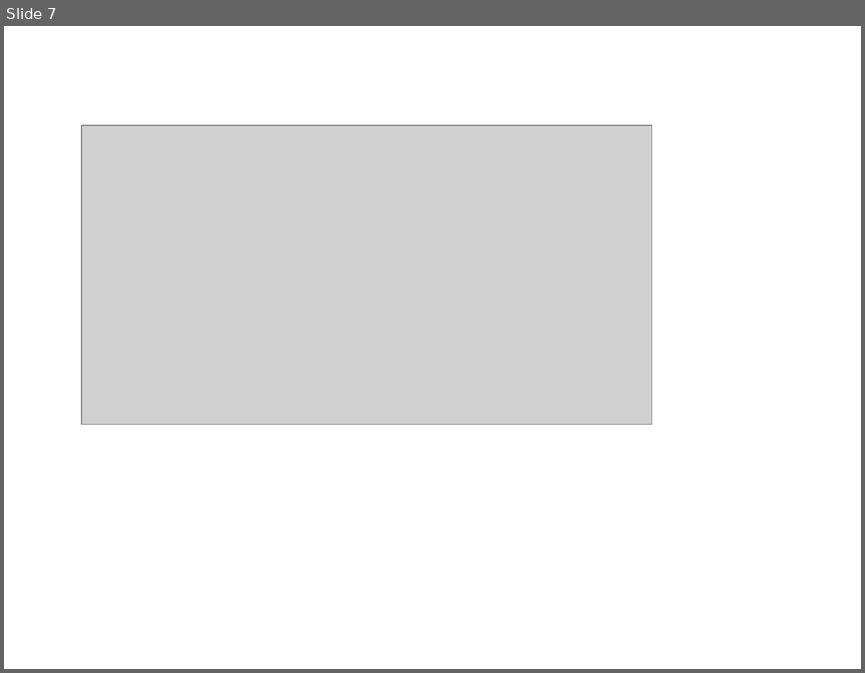
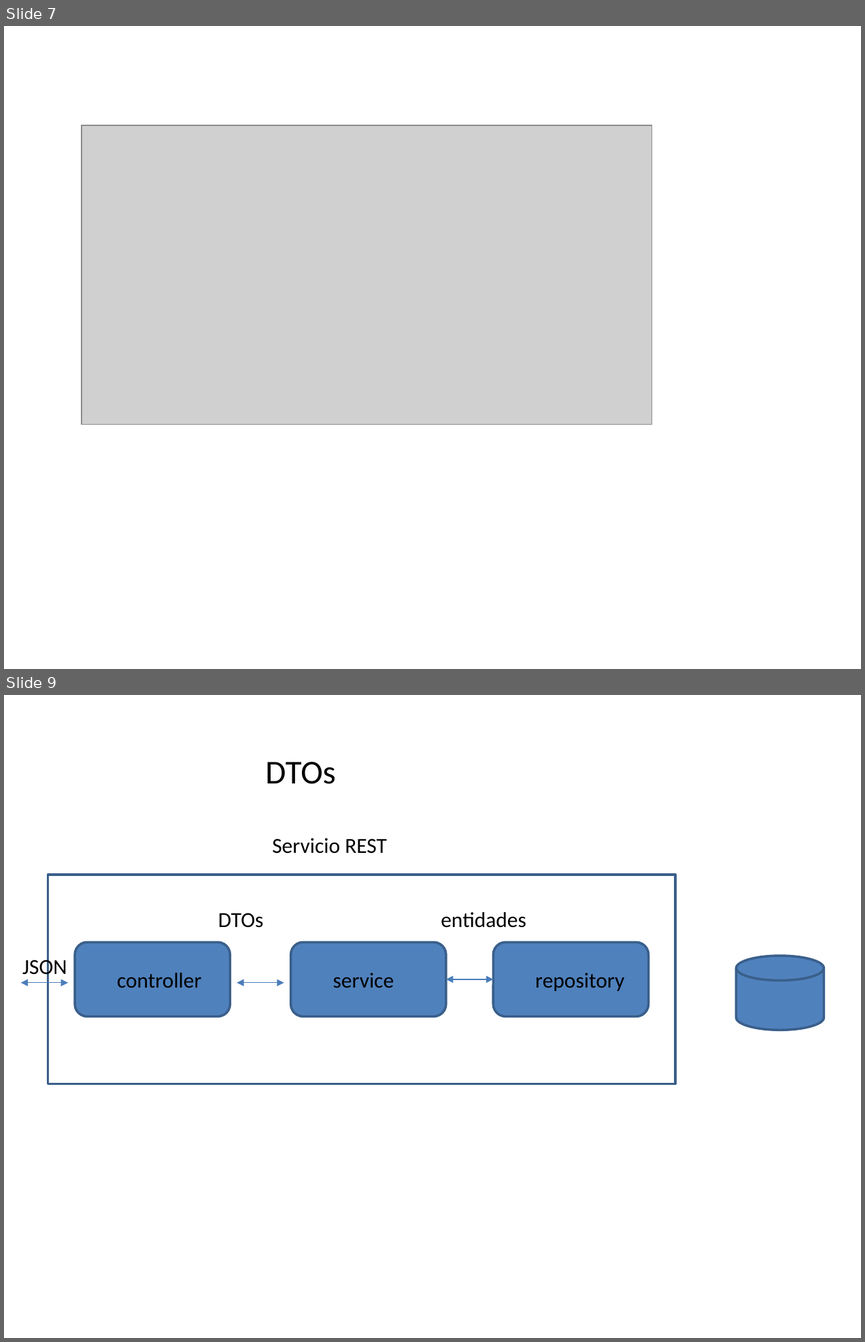
Before and after one commit to AinhoaAlonso/nestjs2025, a slide deck: pizarra.pptx. Shown one above the other, each under a label of ours: slide 7 before the commit, slides 7 and 9 after it; the slides between them are not shown. The pictures are 865x673 and 865x1342 pixels, drawn with LibreOffice and Linux fonts; fonts in the diff are those of the drawing; grey boxes stand for pictures. Boxes give left, top, right and bottom in pixels: in the first picture for what was removed or moved away, otherwise in the second. Text is boxed around its words. In the diff, an @@ line names an element or a change of style, - is before the commit and + after.

Commit message:
Nuevos ejercicios y servicio contra servicio

```diff
--- a/pizarra.pptx
+++ b/pizarra.pptx
@@ slide 9 added at (x1=4, y1=695, x2=861, y2=1338), background #FFFFFF @@
@@ text added at (x1=265, y1=762, x2=336, y2=784), 28 pt, text #000000 @@
+DTOs
@@ text added at (x1=272, y1=838, x2=387, y2=853), 18 pt, text #000000 @@
+Servicio REST
@@ rectangle added at (x1=48, y1=875, x2=675, y2=1084), outline #3A5F8C 2 pt @@
@@ text added at (x1=218, y1=913, x2=264, y2=928), 18 pt, text #000000 @@
+DTOs
@@ text added at (x1=441, y1=912, x2=526, y2=928), 18 pt, text #000000 @@
+entidades
@@ text added at (x1=22, y1=956, x2=67, y2=979), 18 pt, text #000000 @@
+JSON
@@ rounded rectangle added at (x1=75, y1=942, x2=230, y2=1016), fill #4F81BD, outline #3A5F8C 2 pt @@
@@ rounded rectangle added at (x1=291, y1=942, x2=446, y2=1016), fill #4F81BD, outline #3A5F8C 2 pt @@
@@ rounded rectangle added at (x1=493, y1=942, x2=649, y2=1016), fill #4F81BD, outline #3A5F8C 2 pt @@
@@ cylinder added at (x1=736, y1=955, x2=823, y2=1030), fill #4F81BD, outline #3A5F8C 2 pt @@
@@ text added at (x1=117, y1=972, x2=201, y2=987), 18 pt, text #000000 @@
+controller
@@ text added at (x1=333, y1=972, x2=394, y2=988), 18 pt, text #000000 @@
+service
@@ double arrow added from (446, 979) to (493, 979), #4B7EBC 0.75 pt @@
@@ text added at (x1=535, y1=972, x2=624, y2=991), 18 pt, text #000000 @@
+repository
@@ double arrow added from (21, 983) to (68, 983), #4B7EBC 0.75 pt @@
@@ double arrow added from (237, 983) to (284, 983), #4B7EBC 0.75 pt @@
```
Also in this commit, not shown: 4 other slides added, 42 other files.
